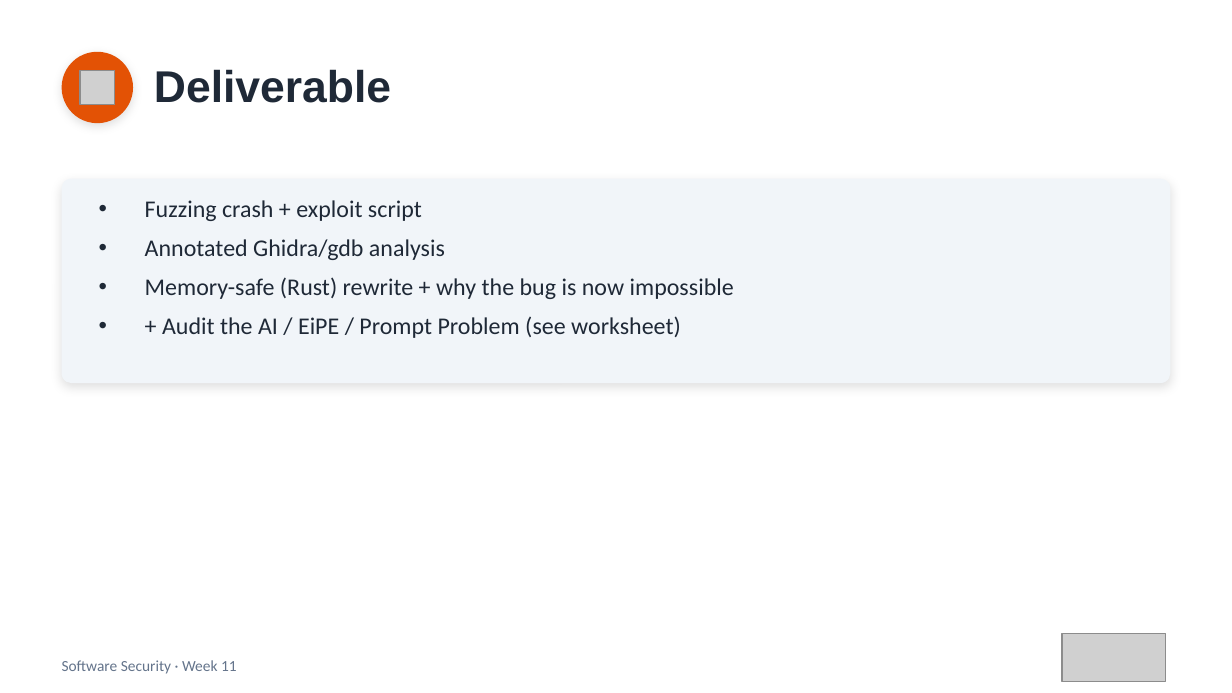
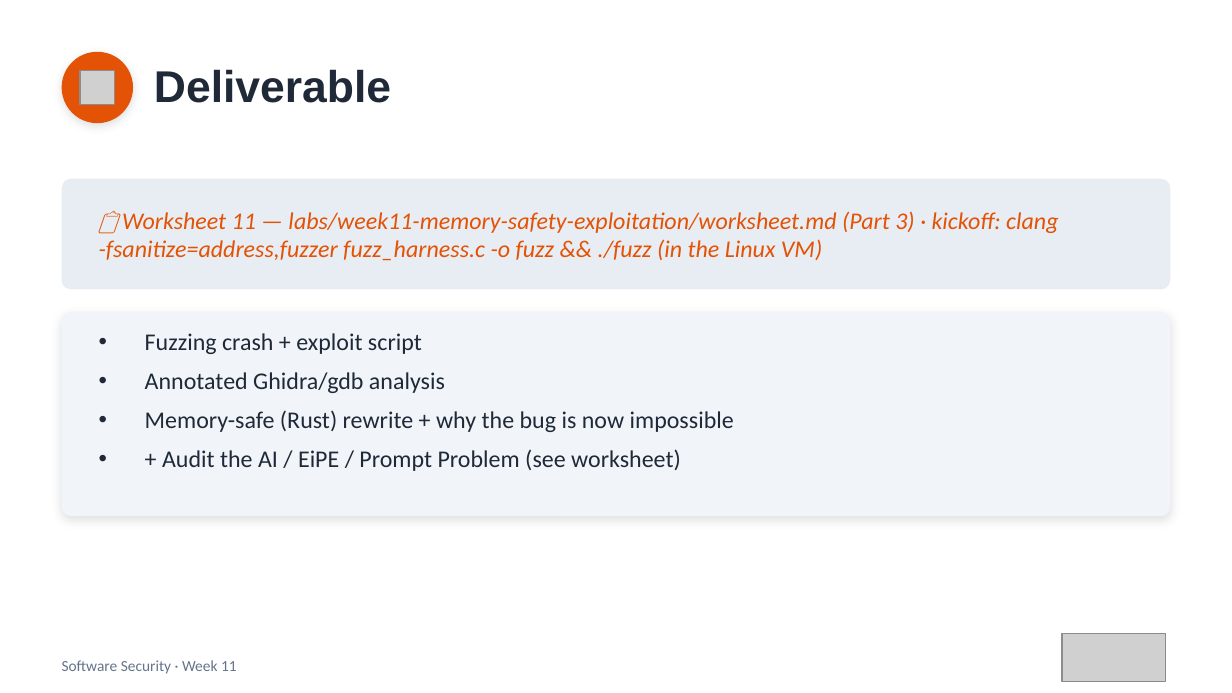
Before and after one commit to nutthakorn7/software-security, a slide deck: slide 11 of slides/pptx/week11.pptx. Drawn at 1232x693 pixels with LibreOffice and Linux fonts; fonts in the diff are those of the drawing; grey boxes stand for pictures. Boxes give left, top, right and bottom in pixels: in the first picture for what was removed or moved away, otherwise in the second. Text is boxed around its words. In the diff, an @@ line names an element or a change of style, - is before the commit and + after.

```diff
--- a/slides/pptx/week11.pptx
+++ b/slides/pptx/week11.pptx
@@ rounded rectangle added at <box>62,179,1170,290</box>, fill #E8EDF3 @@
@@ text added at <box>99,211,1058,261</box>, 14 pt, text #E35205, italic @@
+📋 Worksheet 11 — labs/week11-memory-safety-exploitation/worksheet.md (Part 3) · kickoff: clang -fsanitize=address,fuzzer fuzz_harness.c -o fuzz && ./fuzz (in the Linux VM)
@@ rounded rectangle: place and size @@
-rounded rectangle at <box>62,179,1170,383</box>
+rounded rectangle at <box>62,312,1170,516</box>
@@ text "Fuzzing crash + exploit script": place and size @@
-text "Fuzzing crash + exploit script" at <box>145,200,734,338</box>
+text "Fuzzing crash + exploit script" at <box>145,333,734,471</box>
```
Also in this commit, not shown: 23 other files.
